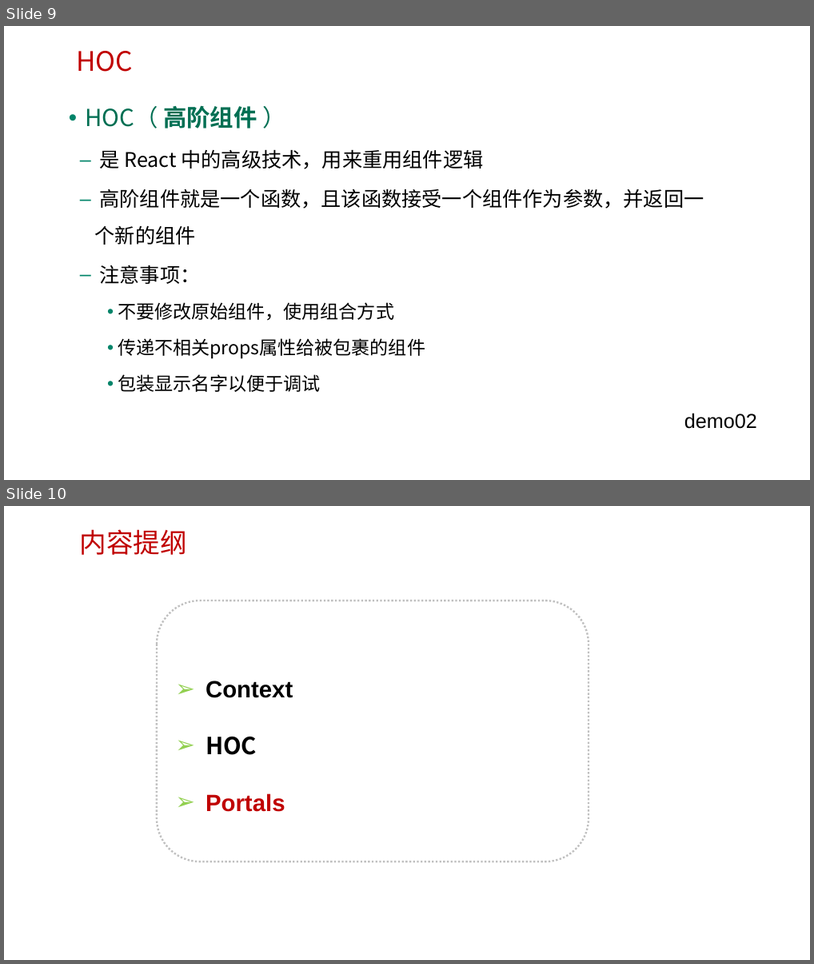
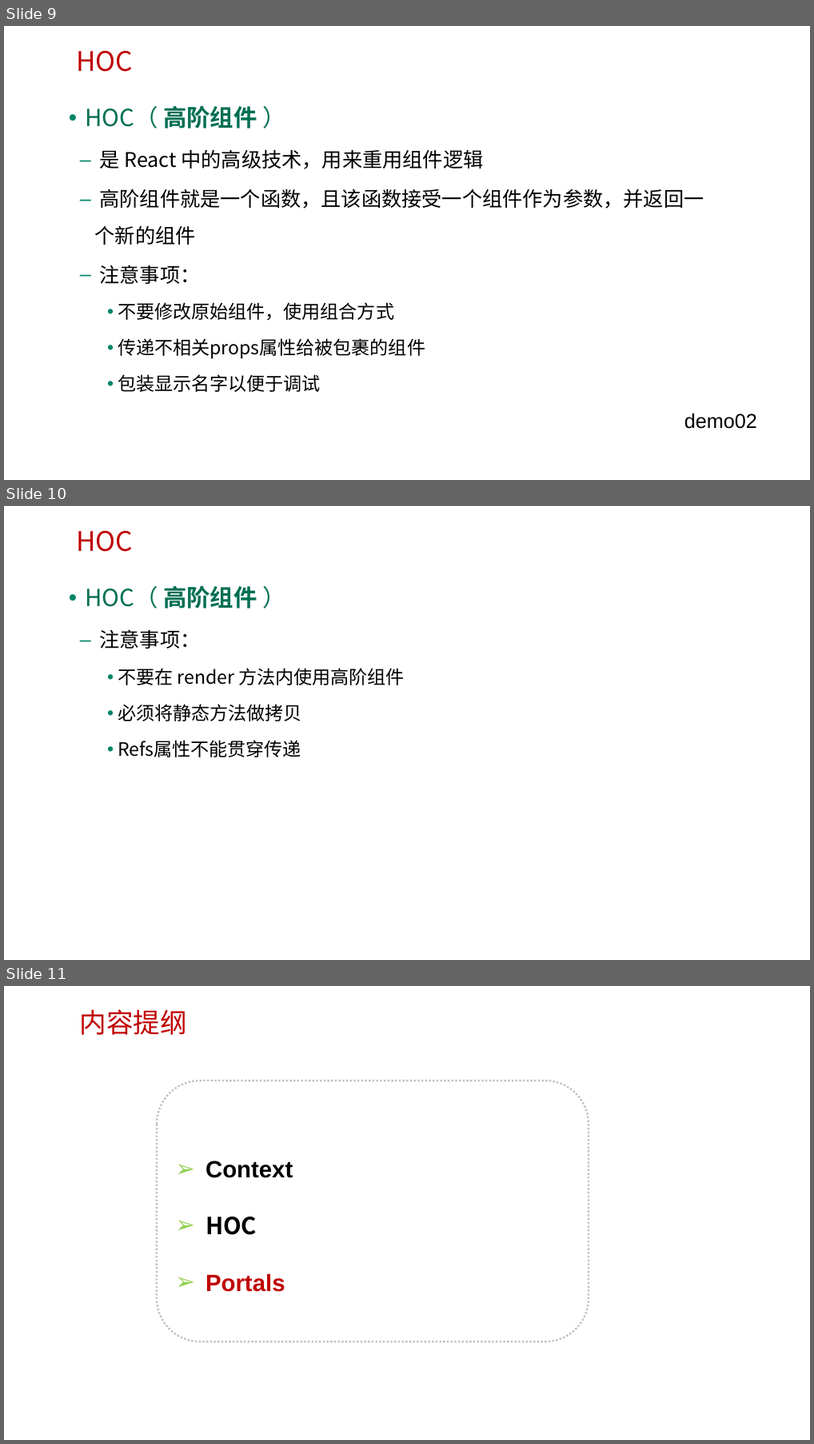
Before and after one commit to HL1115/react, a slide deck: reactjs/ppt/1-4 Advanced Guides.pptx. Shown one above the other, each under a label of ours: slides 9 and 10 before the commit, slides 9, 10 and 11 after it. The pictures are 814x964 and 814x1444 pixels, drawn with LibreOffice and Linux fonts; fonts in the diff are those of the drawing; background and template pictures are left out. Boxes give left, top, right and bottom in pixels: in the first picture for what was removed or moved away, otherwise in the second. Text is boxed around its words. In the diff, an @@ line names an element or a change of style, - is before the commit and + after.

```diff
--- a/reactjs/ppt/1-4 Advanced Guides.pptx
+++ b/reactjs/ppt/1-4 Advanced Guides.pptx
@@ slide 10 added at (x1=4, y1=506, x2=810, y2=960), background picture (left out) @@
@@ text added at (x1=76, y1=531, x2=133, y2=552), 32 pt, text #C00000 @@
+HOC
@@ text added at (x1=85, y1=585, x2=405, y2=757), 22 pt, text #000000 @@
+• HOC（ 高阶组件 ）
+  – 注意事项：
+    • 不要在 render 方法内使用高阶组件
+    • 必须将静态方法做拷贝
+    • Refs属性不能贯穿传递
@@ what was slide 10 is now slide 11 @@
```
Also in this commit, not shown: 1 other file.
